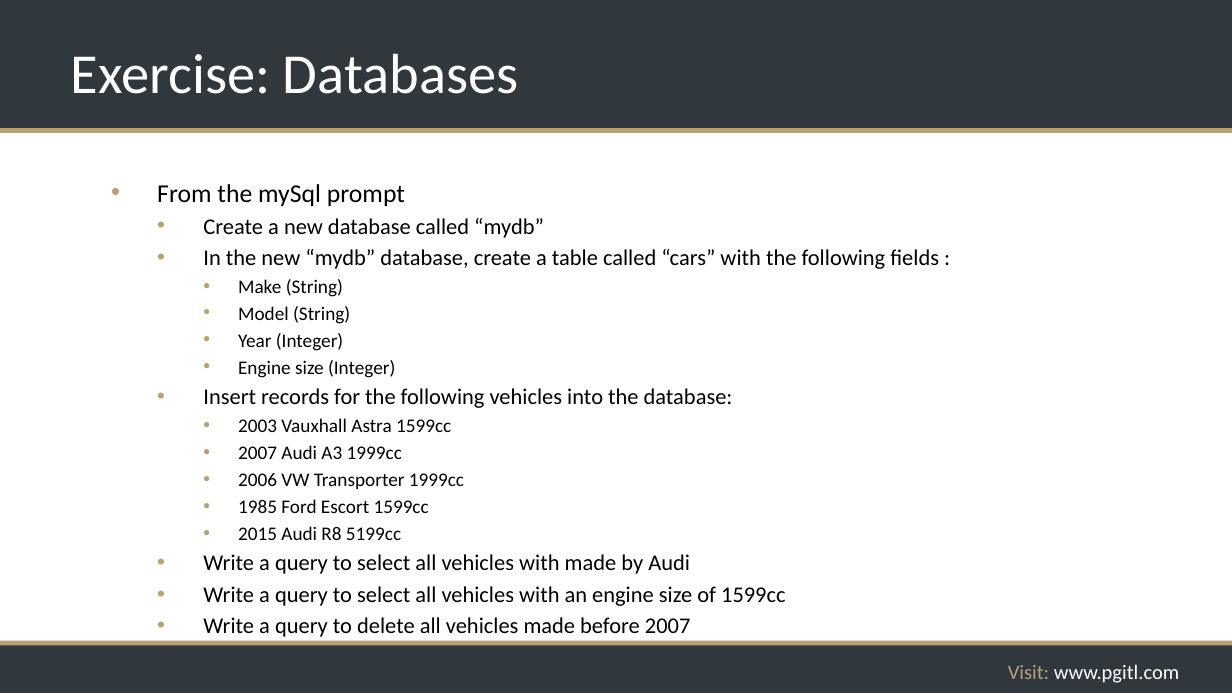
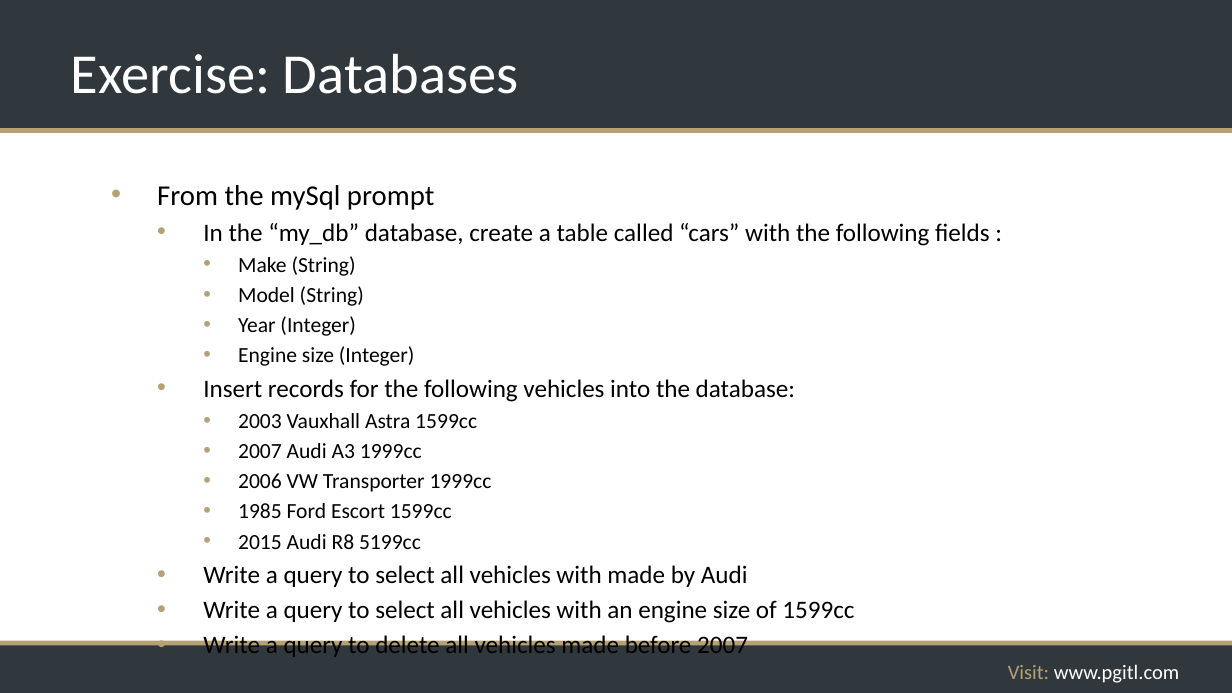
Before and after one commit to rikkouri/project-a, a slide deck: slide 201 of Programming Foundations.pptx. Drawn at 1232x693 pixels with LibreOffice and Linux fonts; fonts in the diff are those of the drawing; background and template pictures are left out. Boxes give left, top, right and bottom in pixels: in the first picture for what was removed or moved away, otherwise in the second. Text is boxed around its words. In the diff, an @@ line names an element or a change of style, - is before the commit and + after.

```diff
--- a/Programming Foundations.pptx
+++ b/Programming Foundations.pptx
@@ text at bbox=[157, 185, 854, 657]: size 20 to 22.4 pt in "From the mySql prompt"; size 15 to 16.8 pt in "Make (String)", "Model (String)", "Year (Integer)", "Engine size (Integer)" and 5 more places; size 17.5 to 19.6 pt in "Insert records for the following vehicles into ...", "Write a query to select all vehicles ...", "Write a query to select all vehicles ...", "Write a query to delete all vehicles ..." @@
@@ text at bbox=[203, 223, 990, 246]: text changed; size 17.5 to 19.6 pt @@
-  • Create a new database called “mydb”
-  • In the new “mydb” database, create a table called “cars” with the following fields :
+  • In the “my_db” database, create a table called “cars” with the following fields :
```
Also in this commit, not shown: 1 other slide changed.
